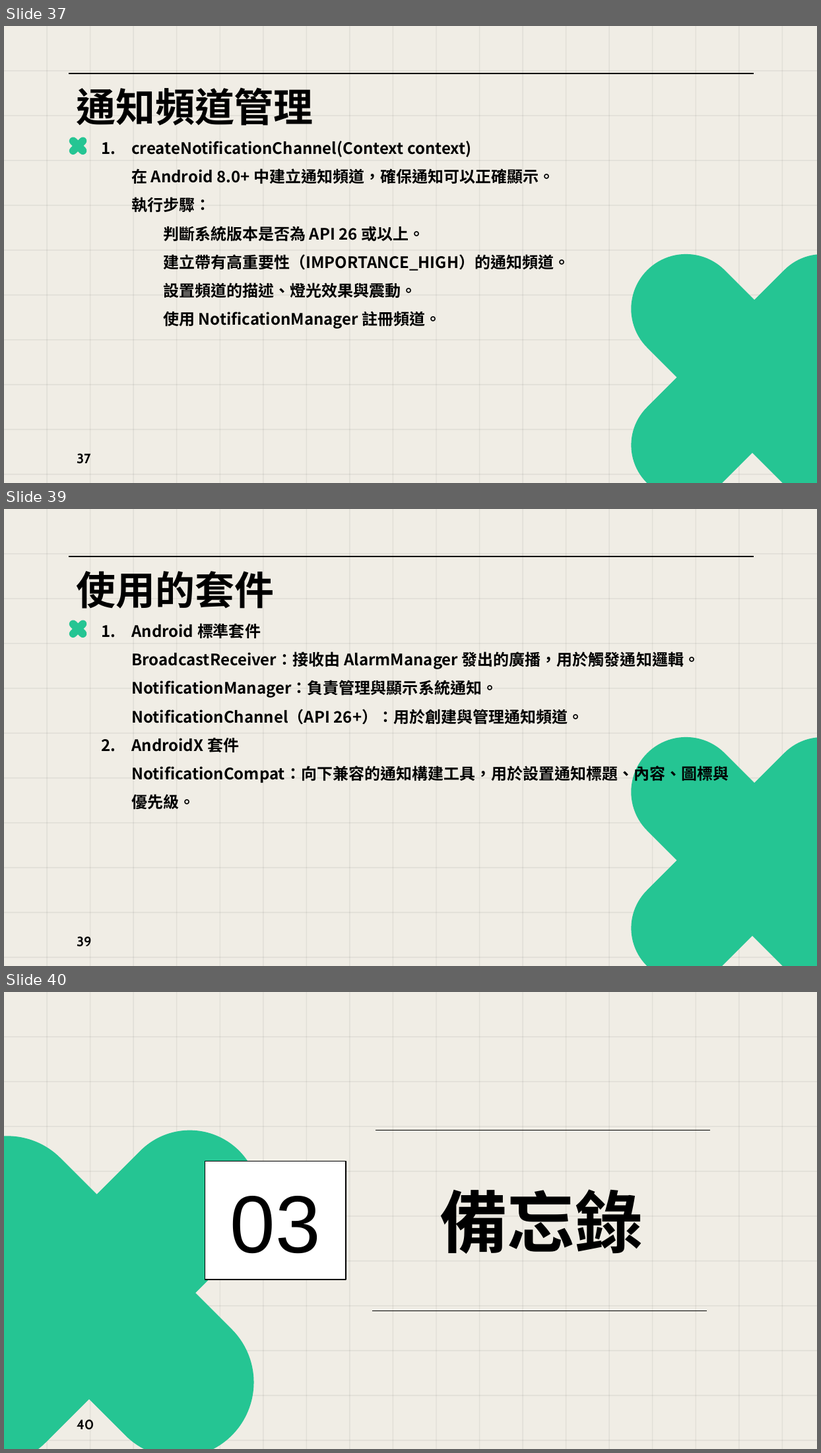
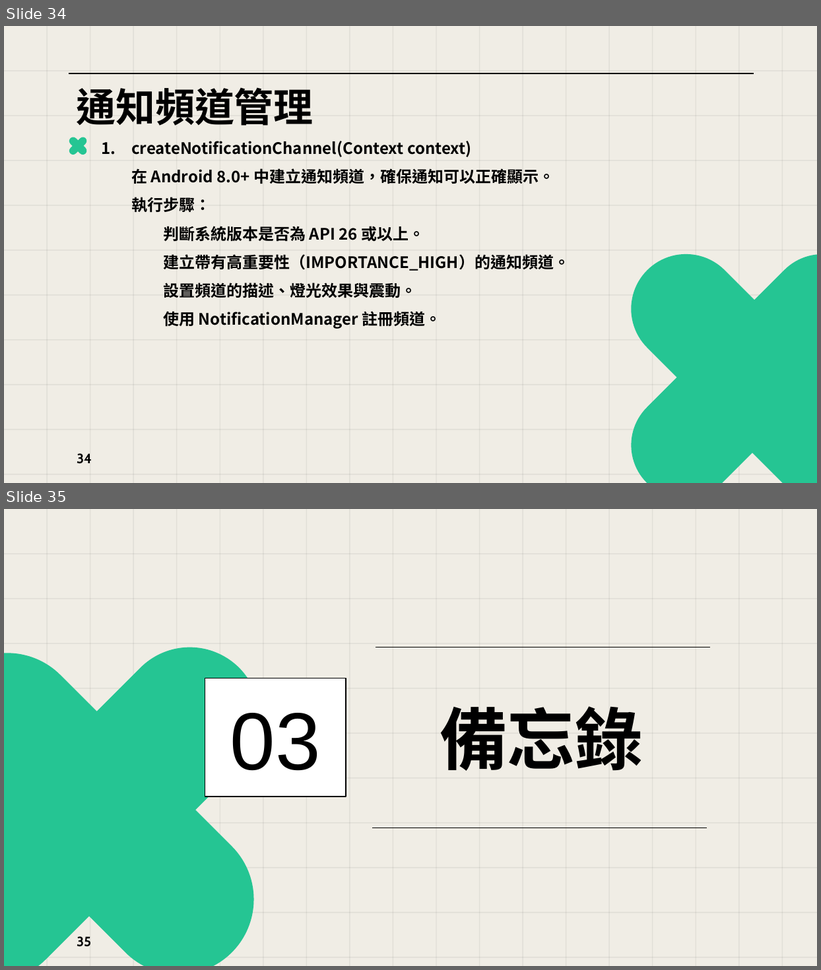
Before and after one commit to bhrtgbrt/Finalproject, a slide deck: 第七組_期末專題報告_日曆.pptx. Shown one above the other, each under a label of ours: slides 37, 39 and 40 before the commit, slides 34 and 35 after it; the slides between them are not shown. The pictures are 821x1453 and 821x970 pixels, drawn with LibreOffice and Linux fonts; fonts in the diff are those of the drawing. Boxes give left, top, right and bottom in pixels: in the first picture for what was removed or moved away, otherwise in the second. Text is boxed around its words. In the diff, an @@ line names an element or a change of style, - is before the commit and + after.

```diff
--- a/第七組_期末專題報告_日曆.pptx
+++ b/第七組_期末專題報告_日曆.pptx
@@ slide 39 removed at [4, 509, 817, 966], background #F0EDE5; not listed: 29 template elements that a slide beside it also shows @@
@@ title removed at [76, 571, 274, 609] @@
-使用的套件
@@ rounded rectangle removed at [67, 619, 88, 639] @@
@@ rounded rectangle removed at [68, 619, 89, 640] @@
@@ text removed at [131, 623, 729, 809] @@
-1. Android 標準套件
-   BroadcastReceiver：接收由 AlarmManager 發出的廣播，用於觸發通知邏輯。
-   NotificationManager：負責管理與顯示系統通知。
-   NotificationChannel（API 26+）：用於創建與管理通知頻道。
-2. AndroidX 套件
-   NotificationCompat：向下兼容的通知構建工具，用於設置通知標題、內容、圖標與優先級。
@@ rounded rectangle removed at [609, 715, 817, 966] @@
@@ rounded rectangle removed at [609, 716, 817, 966] @@
@@ page number removed at [77, 937, 92, 947] @@
-39
@@ what was slide 37 is now slide 34 @@
@@ page number at [77, 454, 92, 464]: text changed @@
-37
+34
@@ what was slide 40 is now slide 35 @@
@@ page number at [77, 937, 91, 947]: text changed @@
-40
+35
```
Also in this commit, not shown: 3 slides changed, 2 slides added, 4 other slides removed, 6 other files.
